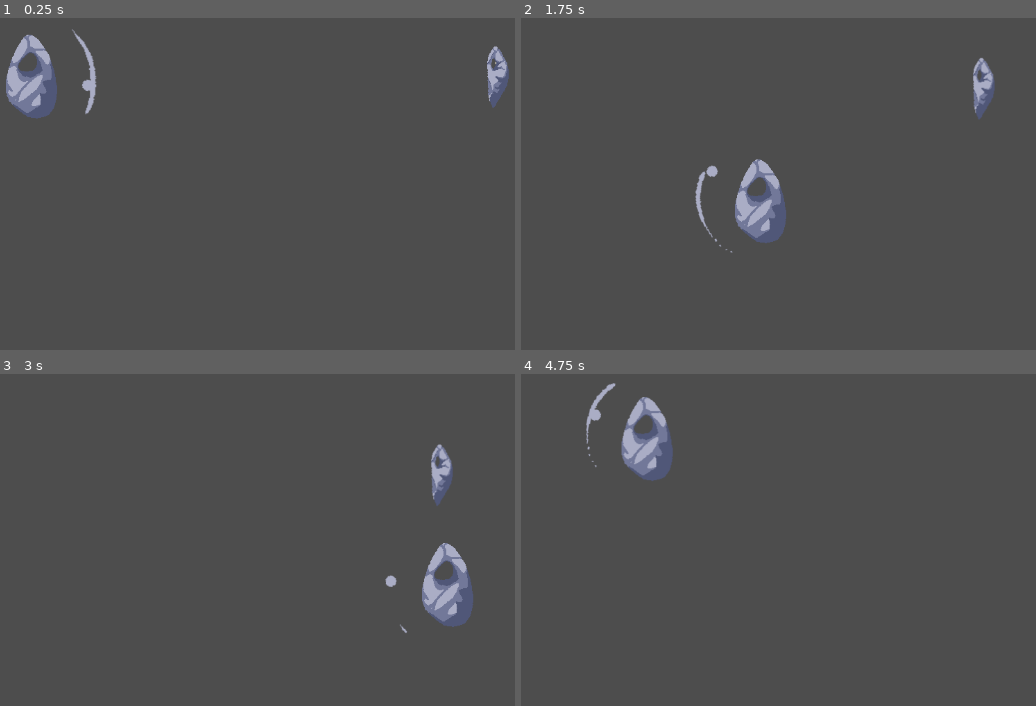
Above: before the commit, frames 1-4 (two rows, left to right).
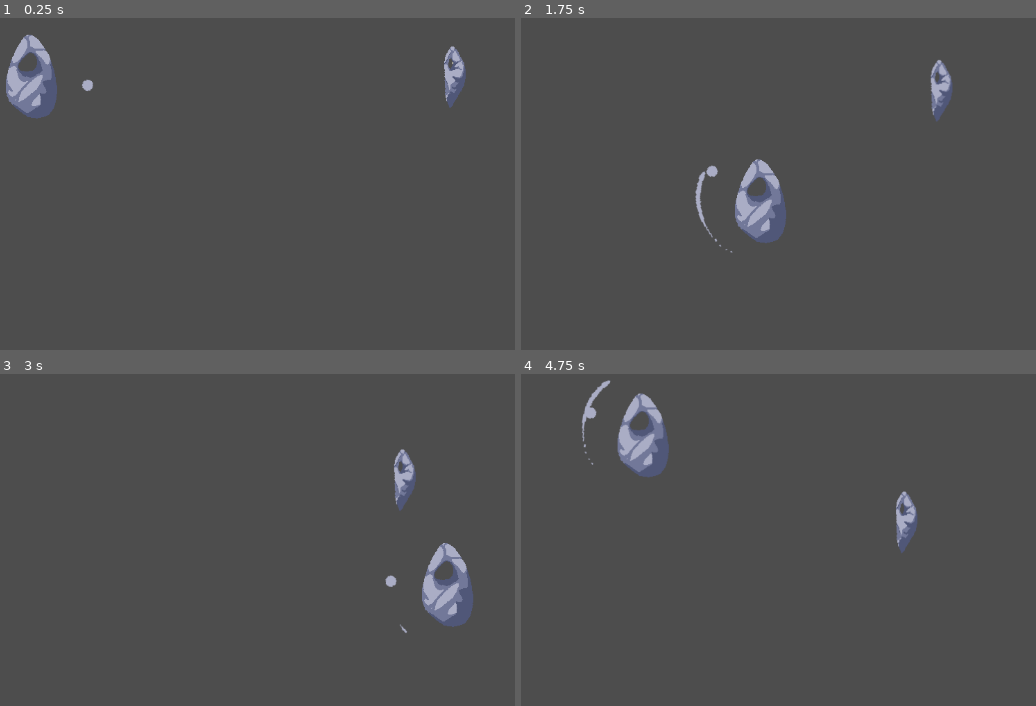
Above: after the commit, the same moments.

Repository: robbplo/time_cracker
Game: Godot game, scene res://main.tscn
Same seed, same stepped clock (60 frames per second), same inputs: the game is played once before the commit and once after it.
Inputs (mouse positions are in pixels of both pictures, inside the frame that each line leads up to):
- Up to frame 1 (0.25 s): no input
- Up to frame 2 (1.75 s): tap Enter at 0.5 s; move the mouse to (551, 77) at 0.52 s; hold Right (right) 0.53-1.28 s; click (551, 77) at 0.67 s; move the mouse to (675, 147) at 1.27 s; hold Down (down) from 1.28 s (still down); click (675, 147) at 1.42 s
- Up to frame 3 (3 s): move the mouse to (396, 383) at 2.02 s; release Down (down) at 2.03 s; hold Right (right) 2.03-2.78 s; click (396, 383) at 2.17 s; move the mouse to (272, 569) at 2.77 s; hold Up (up) from 2.78 s (still down); click (272, 569) at 2.92 s
- Up to frame 4 (4.75 s): move the mouse to (outside the picture) at 3.52 s; release Up (up) at 3.53 s; hold Left (left) from 3.53 s (still down); click (outside the picture) at 3.67 s; move the mouse to (598, 413) at 4.27 s; click (598, 413) at 4.42 s

The runs differ from the first frame. In frame 1, 1.3% of the frame differs, in the area x 13-99%, y 3-29%; in frame 2, 1.1%; in frame 3, 1.1%; in frame 4, 2.1%, in the area x 11-77%, y 1-54%.

Commit message:
move some scipts to scene

Diff:
--- a/Attack.gd
+++ b/Attack.gd
@@ -2,22 +2,19 @@
 
 var is_attacking = false
 
+## Returns whether the attack was started or not
 func start(target: Vector2):
+	if is_attacking:
+		return false
 	self.look_at(target)
 	is_attacking = true
 	show()
 	$Area2D.monitoring = true
 	$Animation.play()
+	return true
 
 func _on_animation_animation_looped():
 	is_attacking = false
 	hide()
 	$Area2D.monitoring = false
 	$Animation.stop()
-
-
-func _on_area_2d_body_entered(body):
-	if is_attacking:
-		body.get_parent().queue_free()
-	print(body)
-	pass # Replace with function body.
--- a/Cursor.gd
+++ /dev/null
@@ -1,7 +0,0 @@
-extends Sprite2D
-
-func _physics_process(delta):
-	self.look_at(get_global_mouse_position())
-	#var distance = get_global_mouse_position().distance_to($"../Player".global_position)
-	#if distance < 80:
-		#self.translate
--- a/Enemy.gd
+++ /dev/null
@@ -1,11 +0,0 @@
-extends TimedNode2D
-
-# Called when the node enters the scene tree for the first time.
-func _ready():
-	super._ready()
-	set_actions([
-		func(): $EnemyCharacterBody/Attack.start($"/root/Main/TimeContext/Player".global_position),
-		func(): $EnemyCharacterBody.step(50),
-		func(): $EnemyCharacterBody.step(50),
-		func(): $EnemyCharacterBody.step(150),
-	])
--- a/EnemyCharacterBody.gd
+++ b/EnemyCharacterBody.gd
@@ -1,6 +1,8 @@
 extends CharacterBody2D
 
 @export var speed = 600
+## Fraction of the beat in which the movement occurs.
+@export var movement_duration = 1.0/4
 var moving = false
 
 func get_input():
@@ -8,13 +10,13 @@
 	var direction = self.global_position.direction_to(player.global_position)
 	velocity = direction * speed
 
-func _physics_process(delta):
+func _physics_process(_delta):
 	if moving:
 		get_input()
 		move_and_slide()
 
 func step(distance):
-	var step_time = $"/root/Main/TimeContext".get_timer().wait_time / 4
+	var step_time = $"/root/Main/TimeContext".get_timer().wait_time * movement_duration
 	speed = distance / step_time
 	moving = true
 	$StepTimer.start(step_time)
--- a/Player.gd
+++ b/Player.gd
@@ -8,7 +8,7 @@
 	var input_direction = Input.get_vector("left", "right", "up", "down")
 	velocity = input_direction * speed
 
-func _physics_process(delta):
+func _physics_process(_delta):
 	get_input()
 	move_and_slide()
 
@@ -16,7 +16,7 @@
 	if event is InputEventMouse \
 	and event.button_mask == MOUSE_BUTTON_LEFT \
 	and event.is_pressed():
-		$Attack.start(get_global_mouse_position())
-		var SfxPitch = randf_range(0.95,1.1)
-		$Attack/AttackSwish.set_pitch_scale(SfxPitch)
-		$Attack/AttackSwish.play(0.10)
+		if $Attack.start(get_global_mouse_position()):
+			var SfxPitch = randf_range(0.95,1.1)
+			$Attack/AttackSwish.set_pitch_scale(SfxPitch)
+			$Attack/AttackSwish.play(0.10)
--- a/enemy.tscn
+++ b/enemy.tscn
@@ -1,6 +1,5 @@
 [gd_scene load_steps=23 format=3 uid="uid://d1k55f81hhw1c"]
 
-[ext_resource type="Script" path="res://Enemy.gd" id="1_45oqa"]
 [ext_resource type="Script" path="res://EnemyCharacterBody.gd" id="2_jmlmm"]
 [ext_resource type="Texture2D" uid="uid://dfrbq758ji7i" path="res://sprites/Characters/EnemySmall2.png" id="3_w6leo"]
 [ext_resource type="Script" path="res://Attack.gd" id="4_g7d4g"]
@@ -86,28 +85,39 @@
 "speed": 18.0
 }]
 
-[node name="Enemy" type="Node2D"]
-position = Vector2(838, 256)
-script = ExtResource("1_45oqa")
+[sub_resource type="GDScript" id="GDScript_k82y8"]
+resource_name = "Enemy"
+script/source = "extends TimedNode2D
 
-[node name="EnemyCharacterBody" type="CharacterBody2D" parent="."]
+# Called when the node enters the scene tree for the first time.
+func _ready():
+	super._ready()
+	set_actions([
+		func(): $\"../Attack\".start($\"/root/Main/TimeContext/Player\".global_position),
+		func(): get_parent().step(50),
+		func(): get_parent().step(50),
+		func(): get_parent().step(150),
+	])
+"
+
+[node name="EnemyCharacterBody" type="CharacterBody2D"]
 script = ExtResource("2_jmlmm")
 
-[node name="CollisionPolygon2D" type="CollisionPolygon2D" parent="EnemyCharacterBody"]
+[node name="CollisionPolygon2D" type="CollisionPolygon2D" parent="."]
 visible = false
 polygon = PackedVector2Array(1, -48, 16, -23, 17, 4, -4, 42, -10, 32, -13, -25, -10, -39)
 
-[node name="StepTimer" type="Timer" parent="EnemyCharacterBody"]
+[node name="StepTimer" type="Timer" parent="."]
 one_shot = true
 
-[node name="Sprite2D" type="Sprite2D" parent="EnemyCharacterBody"]
+[node name="Sprite2D" type="Sprite2D" parent="."]
 texture = ExtResource("3_w6leo")
 
-[node name="Attack" type="CharacterBody2D" parent="EnemyCharacterBody"]
+[node name="Attack" type="CharacterBody2D" parent="."]
 position = Vector2(0, -21)
 script = ExtResource("4_g7d4g")
 
-[node name="Animation" type="AnimatedSprite2D" parent="EnemyCharacterBody/Attack"]
+[node name="Animation" type="AnimatedSprite2D" parent="Attack"]
 rotation = 3.14159
 scale = Vector2(1.3, 1.3)
 sprite_frames = SubResource("SpriteFrames_j4upl")
@@ -116,9 +126,13 @@
 offset = Vector2(-40, 2)
 flip_h = true
 
-[node name="Area2D" type="Area2D" parent="EnemyCharacterBody/Attack"]
+[node name="Area2D" type="Area2D" parent="Attack"]
 rotation = 1.5708
 monitoring = false
 
-[connection signal="timeout" from="EnemyCharacterBody/StepTimer" to="EnemyCharacterBody" method="_on_step_timer_timeout"]
-[connection signal="animation_looped" from="EnemyCharacterBody/Attack/Animation" to="EnemyCharacterBody/Attack" method="_on_animation_animation_looped"]
+[node name="Enemy" type="Node2D" parent="."]
+position = Vector2(838, 256)
+script = SubResource("GDScript_k82y8")
+
+[connection signal="timeout" from="StepTimer" to="." method="_on_step_timer_timeout"]
+[connection signal="animation_looped" from="Attack/Animation" to="Attack" method="_on_animation_animation_looped"]
--- a/main.tscn
+++ b/main.tscn
@@ -11,3 +11,4 @@
 [node name="Player" parent="TimeContext" instance=ExtResource("2_d6wur")]
 
 [node name="Enemy" parent="TimeContext" instance=ExtResource("4_yp0ec")]
+position = Vector2(776, 256)
--- a/player.tscn
+++ b/player.tscn
@@ -10,7 +10,6 @@
 [ext_resource type="Texture2D" uid="uid://b5o78h5iial6g" path="res://sprites/Animations/AttackAnim4.png" id="7_mn2ks"]
 [ext_resource type="Texture2D" uid="uid://4qspmbnqkk0g" path="res://sprites/Animations/AttackAnim5.png" id="8_3rtbw"]
 [ext_resource type="Texture2D" uid="uid://dyyawlyfqicph" path="res://sprites/Animations/AttackAnim6.png" id="9_psfnf"]
-[ext_resource type="Script" path="res://Cursor.gd" id="10_fwqsb"]
 [ext_resource type="Texture2D" uid="uid://cxlylusoy40wj" path="res://sprites/Characters/CharacterCursor.png" id="11_mvpm4"]
 
 [sub_resource type="SpriteFrames" id="SpriteFrames_dk842"]
@@ -39,6 +38,13 @@
 "speed": 12.0
 }]
 
+[sub_resource type="GDScript" id="GDScript_0a75v"]
+script/source = "extends Sprite2D
+
+func _physics_process(delta):
+	self.look_at(get_global_mouse_position())
+"
+
 [node name="Player" type="CharacterBody2D"]
 position = Vector2(169, 253)
 script = ExtResource("1_nvb10")
@@ -54,6 +60,7 @@
 [node name="TimedNode2D" type="Node2D" parent="."]
 
 [node name="Attack" type="CharacterBody2D" parent="."]
+visible = false
 script = ExtResource("3_m3bif")
 
 [node name="AttackSwish" type="AudioStreamPlayer2D" parent="Attack"]
@@ -80,7 +87,7 @@
 position = Vector2(-1, 0)
 texture = ExtResource("11_mvpm4")
 offset = Vector2(80, 0)
-script = ExtResource("10_fwqsb")
+script = SubResource("GDScript_0a75v")
 
 [connection signal="input_event" from="." to="." method="_on_input_event"]
 [connection signal="animation_looped" from="Attack/Animation" to="Attack" method="_on_animation_animation_looped"]
Not shown, changed: sprites/FloorTiles/Sigil-1.png.import
Not shown, changed: sprites/FloorTiles/Sigil-2.png.import
Not shown, changed: sprites/FloorTiles/Sigil-3.png.import
